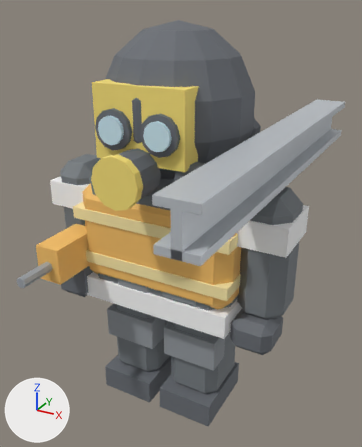
A saved change to the glTF model faro/assets/models/builder@toxico.glb.
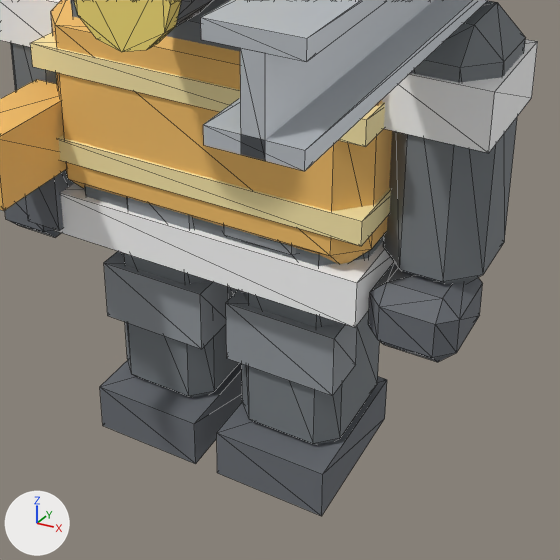
Each version is shown whole from a camera (50 mm lens) standing at (0.353, -0.62, 0.618) and looking at (0.001, 0.02, 0.298), then close up on the part from 16% to 88% of the width and 42% to 100% of the height. Lighting does not change. The marker at lower left points along +X, +Y and +Z. The last two pictures show the newer version. The close-ups show mesh edges as thin lines.

The scene before the commit, as lines of its bpy script (objects in view):
```python
ob_legl = bpy.data.objects.new('legl', me_builder_toxico_legl)
ob_legl.location = (-0.055, 0.0, 0.19)
ob_legr = bpy.data.objects.new('legr', me_builder_toxico_legr)
ob_legr.location = (0.055, 0.0, 0.19)
ob_main = bpy.data.objects.new('main', me_builder_toxico_main)
ob_main.location = (0.0, 0.0, 0.0)
```
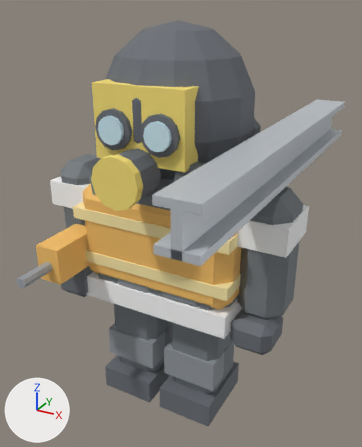
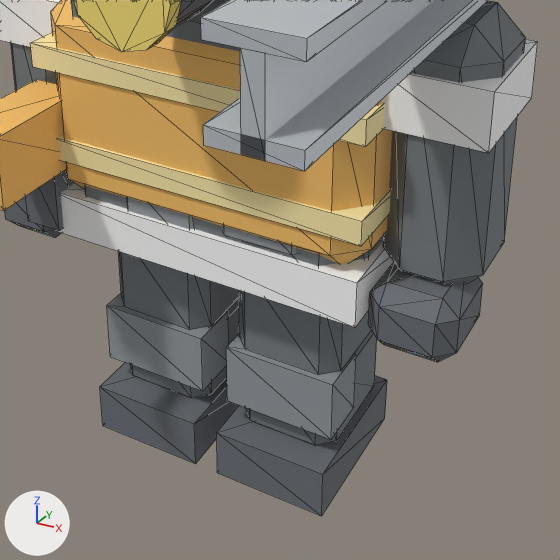
Boxes [x1, y1, x2, y2] around the edits, measured in the close-ups (560 x 560 px):
'legr', reshaped
    before: [217, 290, 387, 516]
    after: [239, 290, 371, 375]
'legl', reshaped
    before: [100, 251, 242, 464]
    after: [118, 251, 239, 330]
'shinr', added
    after: [217, 330, 387, 516]
    faces in mat_negro (grey #696d73): [217, 376, 387, 516]
    faces in mat_camo2 (grey #93989d): [226, 334, 356, 439]
    faces in mat_camo (grey #777d81): [245, 330, 377, 445]
'shinl', added
    after: [100, 293, 239, 464]
    faces in mat_negro (grey #696d73): [100, 362, 239, 464]
    faces in mat_camo2 (grey #93989d): [107, 293, 229, 391]
    faces in mat_camo (grey #777d81): [130, 298, 239, 398]
part 1 of me_builder_toxico_legl, rebuilt
    before: [121, 252, 239, 397]
    after: [118, 251, 239, 330]
part 2 of me_builder_toxico_legl, deleted
    before: [104, 251, 228, 349]
part 3 of me_builder_toxico_legr, rebuilt
    before: [242, 291, 379, 445]
    after: [239, 290, 371, 375]
part 4 of me_builder_toxico_legr, deleted
    before: [226, 290, 357, 396]

What changed in the scene script:
```text
Change me_builder_toxico_legl:
    used by ob_legl; location = (-0.055, 0.0, 0.19)
    remove me_builder_toxico_legl.from_pydata(...)  # 40 vertices, 68 faces; spans x -0.045..0.045, y -0.07..0.05, z -0.19..0.0
    add me_builder_toxico_legl.from_pydata(...)  # 24 vertices, 44 faces; spans x -0.043..0.043, y -0.05..0.05, z -0.092..0.003
    me_builder_toxico_legl part 1: the loose piece of 24 vertices spanning x -0.043..0.043, y -0.05..0.05, z -0.16..0.0 is rebuilt with 24 vertices and now spans x -0.043..0.043, y -0.05..0.05, z -0.092..0.003
    me_builder_toxico_legl part 2: the loose piece of 8 vertices spanning x -0.044..0.044, y -0.055..-0.015, z -0.09..-0.04 is deleted
    other edits to the shape of me_builder_toxico_legl do not show in these pictures
    remove me_builder_toxico_legl.materials.append(mat_negro)  # grey #696d73
    remove me_builder_toxico_legl.materials.append(mat_camo2)  # grey #93989d
Change me_builder_toxico_legr:
    used by ob_legr; location = (0.055, 0.0, 0.19)
    remove me_builder_toxico_legr.from_pydata(...)  # 40 vertices, 68 faces; spans x -0.045..0.045, y -0.07..0.05, z -0.19..0.0
    add me_builder_toxico_legr.from_pydata(...)  # 24 vertices, 44 faces; spans x -0.043..0.043, y -0.05..0.05, z -0.092..0.003
    me_builder_toxico_legr part 3: the loose piece of 24 vertices spanning x -0.043..0.043, y -0.05..0.05, z -0.16..0.0 is rebuilt with 24 vertices and now spans x -0.043..0.043, y -0.05..0.05, z -0.092..0.003
    me_builder_toxico_legr part 4: the loose piece of 8 vertices spanning x -0.044..0.044, y -0.055..-0.015, z -0.09..-0.04 is deleted
    other edits to the shape of me_builder_toxico_legr do not show in these pictures
    remove me_builder_toxico_legr.materials.append(mat_negro)  # grey #696d73
    remove me_builder_toxico_legr.materials.append(mat_camo2)  # grey #93989d
Add me_builder_toxico_shinr:
    me_builder_toxico_shinr.from_pydata(...)  # 40 vertices, 68 faces; spans x -0.045..0.045, y -0.07..0.05, z -0.105..0.005
    # faces by material slot: [44, 12, 12]
    me_builder_toxico_shinr.materials.append(mat_camo)  # grey #777d81
    me_builder_toxico_shinr.materials.append(mat_negro)  # grey #696d73
    me_builder_toxico_shinr.materials.append(mat_camo2)  # grey #93989d
Add ob_shinr:
    ob_shinr = bpy.data.objects.new('shinr', me_builder_toxico_shinr)
    ob_shinr.location = (0.055, 0.0, 0.105)
Add ob_shinl:
    ob_shinl = bpy.data.objects.new('shinl', me_builder_toxico_shinr.copy())
    ob_shinl.location = (-0.055, 0.0, 0.105)
```
